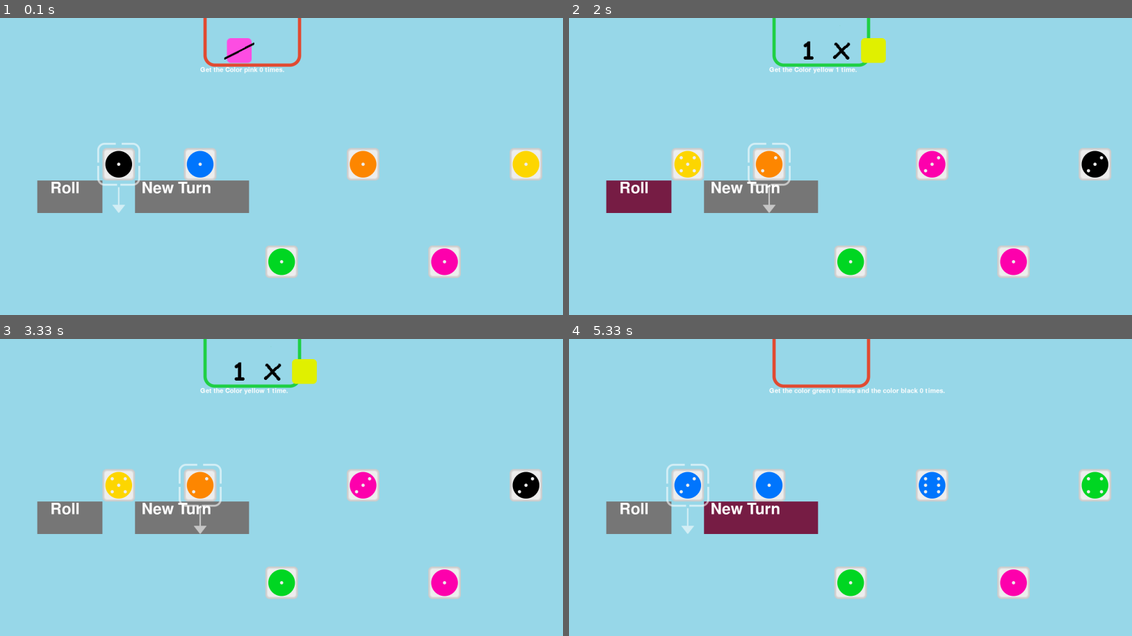
Above: before the commit, frames 1-4 (two rows, left to right).
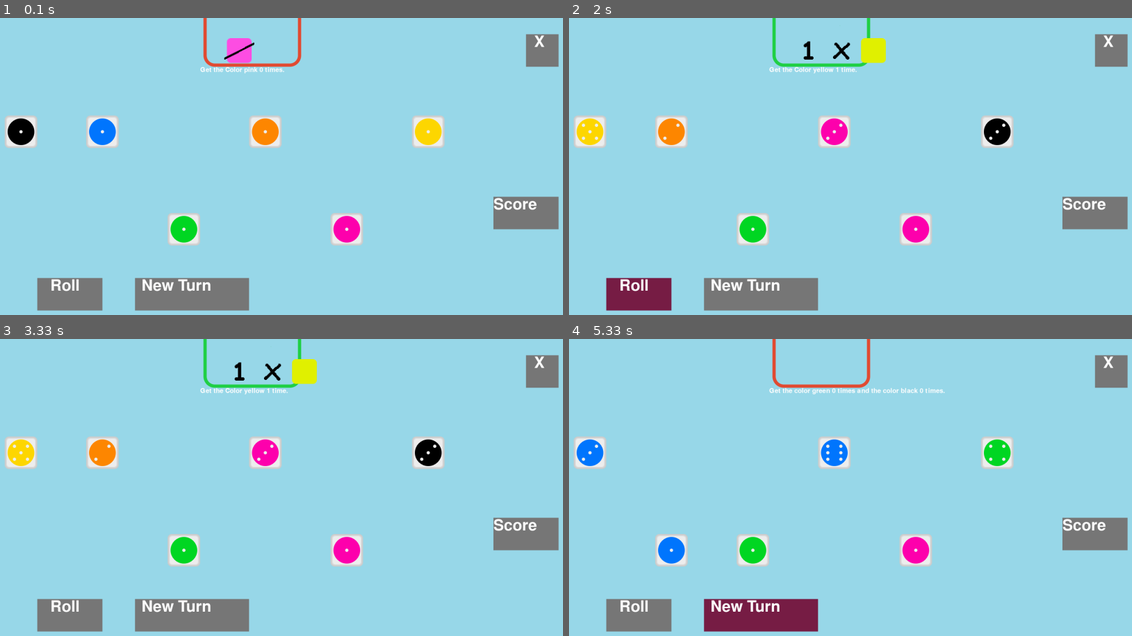
Above: after the commit, the same moments.

Repository: MathiasMeis/PygameKribbeln
Game: pygame game, started from code/mainGameLoop.py
The game is run twice, just before and just after one commit, with the same random seed, the same clock (stepped at 60 frames per second) and the same inputs.
Inputs (mouse positions are in pixels of both pictures, inside the frame that each line leads up to):
- Up to frame 1 (0.1 s): no input
- Up to frame 2 (2 s): click "New Turn" at 0.38 s; click (591, 130) at 0.72 s; click (591, 228) at 1.05 s; click "Roll" at 1.38 s; hold Right from 1.67 s (still down)
- Up to frame 3 (3.33 s): release Right at 2.13 s; click (540, 371) at 2.22 s, where only the run after the commit has a clickable "X"; click (56, 448) at 2.55 s
- Up to frame 4 (5.33 s): click "New Turn" at 3.38 s; click "Roll" at 3.72 s; click (670, 451) at 4.05 s; click "New Turn" at 4.38 s; hold Left from 5.17 s (still down)

The runs differ from the first frame. In frame 1, 17% of the frame differs, in the area x 0-100%, y 5-99%; in frame 2, 17%; in frame 3, 17%; in frame 4, 17%.

Commit message:
Prototyp V2: Würfel jetzt switchbar
Die Würfel können jetzt per anklicken auf halten/neu würfeln geswitched werden. Beim hovern über die Würfel wird auch ein kleiner Rahmen angezeigt.

Ansonsten wurden die Buttons nochmal schön in die Ecken gezogen, neue Buttons kommen bald.

Diff:
--- a/code/dice.py
+++ b/code/dice.py
@@ -38,6 +38,11 @@
     def disableReroll(self, number):
         self.toReroll[number] = False
 
+    def switchReroll(self,number):
+        if self.toReroll[number] == True:
+            self.toReroll[number] = False
+        else: self.toReroll[number] = True
+
     def getNumberOfColorInstances(self, color) -> int:
         numberOfInstances : int = 0
         for i in range(6):
--- a/code/diceRerollHandler.py
+++ b/code/diceRerollHandler.py
@@ -5,6 +5,9 @@
 class DiceRerollHandler:
 
     index: int = 0
+
+    baseDicePos : int = [200,300]
+    diceDistance : int = 250
 
     directionDown : bool = True
 
@@ -18,6 +21,9 @@
 
     def getIndex():
         return DiceRerollHandler.index
+
+    def setIndex(i):
+        DiceRerollHandler.index = i
 
     def isArrowKey(key) -> bool:
         if key == pygame.K_UP:
@@ -41,6 +47,20 @@
         elif key == pygame.K_RIGHT:
             DiceRerollHandler.raiseIndex()
 
+    def isInDice(self,mouse) -> bool:
+        for i in range(6):
+            xCoordinate : int = self.baseDicePos[0] + i*self.diceDistance
+            yCoordinate : int = self.baseDicePos[1]  #TODO: hier irgendwas mit DiceRerollHandler.getIndex???
+            if(Game.playingDice.toReroll[i] == False):
+                yCoordinate += 300
+            if xCoordinate <= mouse[0] <= xCoordinate+100 and yCoordinate <= mouse[1] <= yCoordinate+100:
+                self.index = i
+                return True
+        return False
+
+    def switchReroll():
+        Game.playingDice.switchReroll(DiceRerollHandler.index)
+
     def getImagePath() -> str:
         indicator : str
         if(Game.playingDice.toReroll[DiceRerollHandler.index] == True):
@@ -50,6 +70,11 @@
         path : str = f"graphics\dice\diceHandler{indicator}.png"
         return path
 
+    def getHoverPosition(self):
+        xPos = self.baseDicePos[0] + self.index*self.diceDistance -50
+        yPos = self.baseDicePos[1] + self.getHeightAddition() -100
+        return [xPos,yPos]
+
     def getHeightAddition():
         if(Game.playingDice.toReroll[DiceRerollHandler.index] == True):
             return 0
--- a/code/mainGameLoop.py
+++ b/code/mainGameLoop.py
@@ -8,8 +8,6 @@
 from diceRerollHandler import DiceRerollHandler
 
 class Game:
-
-    numbers = [1,1,1,1,1,1]
 
     def __init__(self):
         self._running = True
@@ -32,8 +30,9 @@
             if mainScreen.inThrowButton(mouse[0],mouse[1]):
                 game.Game.playingDice.reroll()
             if mainScreen.inTurnButton(mouse[0],mouse[1]):
-                self.numbers = [1,1,1,1,1,1]
                 game.Game.currentRound += 1
+            if DiceRerollHandler.isInDice(DiceRerollHandler,mouse):
+                DiceRerollHandler.switchReroll()
         if event.type ==  pygame.KEYDOWN:
             if (DiceRerollHandler.isArrowKey(event.key)):
                 DiceRerollHandler.handleKeyInput(event.key)
@@ -42,7 +41,7 @@
 
     def on_loop(self):
         self.display.blit(self.background, (0,0))
-        mainScreen.on_loop(self.display,self.numbers)
+        mainScreen.on_loop(self.display)
     def on_render(self):
         pygame.display.flip()
     def on_cleanup(self):
--- a/code/mainScreen.py
+++ b/code/mainScreen.py
@@ -6,16 +6,22 @@
 from diceRerollHandler import DiceRerollHandler
 from imageHelper import ImageHelper
 #Hier wird der ui stuff für das Würfel
-throwButtonPos = [300, 500, 200, 100]
-throwLabelPos = [340,500]
-turnButtonPos = [600, 500, 350, 100]
-turnLabelPos = [620,500]
+throwButtonPos = [300, 800, 200, 100]
+throwLabelPos = [340,800]
+turnButtonPos = [600, 800, 350, 100]
+turnLabelPos = [620,800]
+closeButtonPos = [1800, 50, 100, 100]
+closeLabelPos = [1825,50]
+scoreButtonPos = [1700, 550, 200, 100]
+scoreLabelPos = [1700,550]
 
 pygame.font.init()
 font  = pygame.font.SysFont("comicsans", 70)
 smallFont  = pygame.font.SysFont("comicsans", 30)
 throwLabel = font.render("Roll", 1, (255, 255, 255))
 turnLabel = font.render("New Turn", 1, (255, 255, 255))
+closeLabel = font.render("X", 1, (255, 255, 255))
+scoreLabel = font.render("Score", 1, (255, 255, 255))
 
 def inThrowButton(x,y):
     if throwButtonPos[0] <= x <= throwButtonPos[0]+throwButtonPos[2] and throwButtonPos[1] <= y <= throwButtonPos[1]+throwButtonPos[3]: return True
@@ -31,9 +37,13 @@
     else:
         return False
 
+def inScoreButton(x,y):
+    if scoreButtonPos[0] <= x <= scoreButtonPos[0]+scoreButtonPos[2] and scoreButtonPos[1] <= y <= scoreButtonPos[1]+scoreButtonPos[3]: return True
+    else: return False
 
-
-
+def inCloseButton(x,y):
+    if closeButtonPos[0] <= x <= closeButtonPos[0]+closeButtonPos[2] and closeButtonPos[1] <= y <= closeButtonPos[1]+closeButtonPos[3]: return True
+    else: return False
 
 
 def drawThrowButton(display,mouse):
@@ -44,7 +54,7 @@
     display.blit(throwLabel, throwLabelPos)
     #Hier später einfach Bild von Button Neuer Wurf rein
 
-def drawNewTurnButton(display,mouse): # kann erstmal für testzecke so bleiben
+def drawNewTurnButton(display,mouse):
     if inTurnButton(mouse[0],mouse[1]):
         pygame.draw.rect(display, (120,30,70), turnButtonPos)
     else:
@@ -52,20 +62,41 @@
     display.blit(turnLabel, turnLabelPos)
     #Hier später einfach Bild von Button Neuer Zug rein
 
-def drawDices(display,number):
-    baseXCoordinate : int = 500
-    baseYCoordinate : int = 400
-    deviation : int = 250
+
+def drawScoreButton(display,mouse):
+    if inScoreButton(mouse[0],mouse[1]):
+        pygame.draw.rect(display, (120,30,70), scoreButtonPos)
+    else:
+        pygame.draw.rect(display, (120,120,120), scoreButtonPos)
+    display.blit(scoreLabel, scoreLabelPos)
+    #Hier später einfach Bild von Button Neuer Zug rein
+
+
+def drawCloseButton(display,mouse):
+    if inCloseButton(mouse[0],mouse[1]):
+        pygame.draw.rect(display, (120,30,70), closeButtonPos)
+    else:
+        pygame.draw.rect(display, (120,120,120), closeButtonPos)
+    display.blit(closeLabel, closeLabelPos)
+    #Hier später einfach Bild von Button Neuer Zug rein
+
+
+def drawDice(display,mouse):
+    drawDices(display)
+    drawDiceHover(display,mouse)
+
+def drawDices(display):
     for i in range(6):
-        xCoordinate = baseXCoordinate + i*deviation
-        yCoordinate = baseYCoordinate
+        xCoordinate = DiceRerollHandler.baseDicePos[0] + i*DiceRerollHandler.diceDistance
+        yCoordinate = DiceRerollHandler.baseDicePos[1]
         if(Game.playingDice.toReroll[i] == False):
             yCoordinate += 300
         display.blit(pygame.image.load(os.path.join(Game.playingDice.allDice[i].getColorPath())),(xCoordinate, yCoordinate))
         display.blit(pygame.image.load(os.path.join(Game.playingDice.allDice[i].getValuePath())),(xCoordinate, yCoordinate))
-    xCo : int = baseXCoordinate + deviation*DiceRerollHandler.getIndex() - 50
-    yCo : int = baseYCoordinate + DiceRerollHandler.getHeightAddition() -100
-    display.blit(pygame.image.load(os.path.join(DiceRerollHandler.getImagePath())),(xCo, yCo))
+
+def drawDiceHover(display, mouse):
+    if DiceRerollHandler.isInDice(DiceRerollHandler,mouse):
+        display.blit(pygame.image.load(os.path.join(DiceRerollHandler.getImagePath())),DiceRerollHandler.getHoverPosition(DiceRerollHandler))
 
 def drawTask(display):
     taskLabel = smallFont.render(ScoreBoard.tasks[Game.currentRound].getInfo(), 1, (255, 255, 255))
@@ -88,26 +119,13 @@
         display.blit(pygame.image.load(os.path.join(ImageHelper.getCompletionIndicator(isCompleted))),(810, -150))
 
 
-def drawDice(display,mouse,dice):
-    drawDices(display,dice)
-    #if inDice1(mouse[0],mouse[1]):
-    #    drawDiceHover1(display)
-    #if inDice2(mouse[0],mouse[1]):
-    #    drawDiceHover2(display)
-    #if inDice3(mouse[0],mouse[1]):
-    #    drawDiceHover3(display)
-    #if inDice4(mouse[0],mouse[1]):
-    #    drawDiceHover4(display)
-    #if inDice5(mouse[0],mouse[1]):
-    #    drawDiceHover5(display)
-    #if inDice6(mouse[0],mouse[1]):
-    #    drawDiceHover6(display)
-
-def on_loop(display, dice):
+def on_loop(display):
     mouse = pygame.mouse.get_pos()
     drawThrowButton(display,mouse)
     drawNewTurnButton(display,mouse)
-    drawDice(display,mouse,dice)
+    drawDice(display,mouse)
     drawTaskIndicator(display)
     drawTaskIcon(display)
     drawTask(display)
+    drawCloseButton(display,mouse)
+    drawScoreButton(display,mouse)
